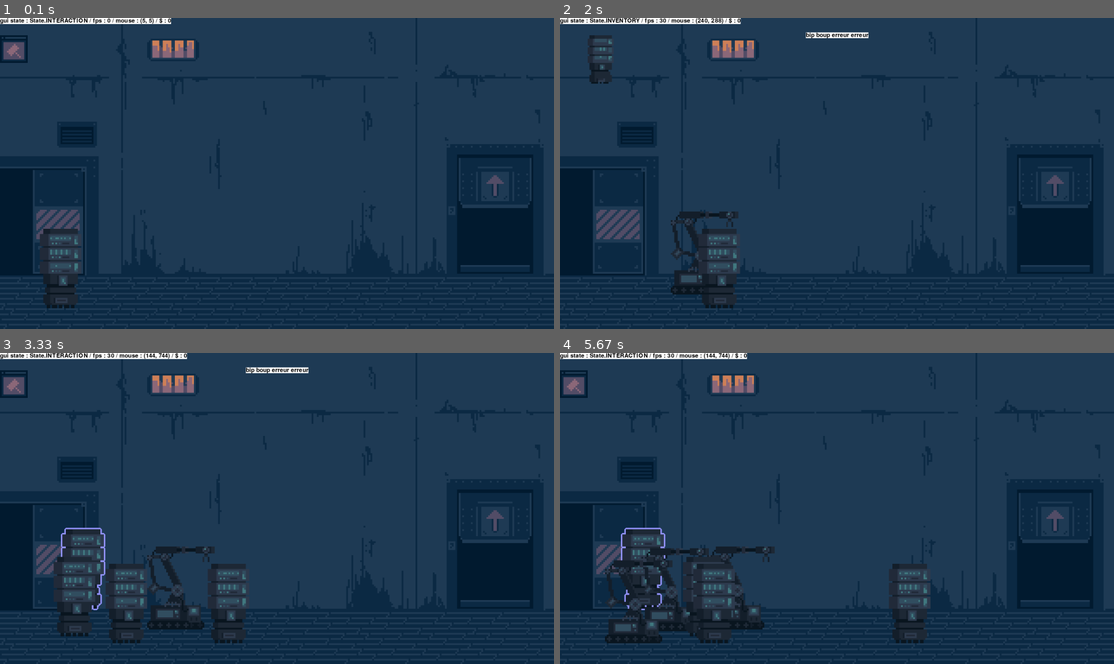
Above: before the commit, frames 1-4 (two rows, left to right).
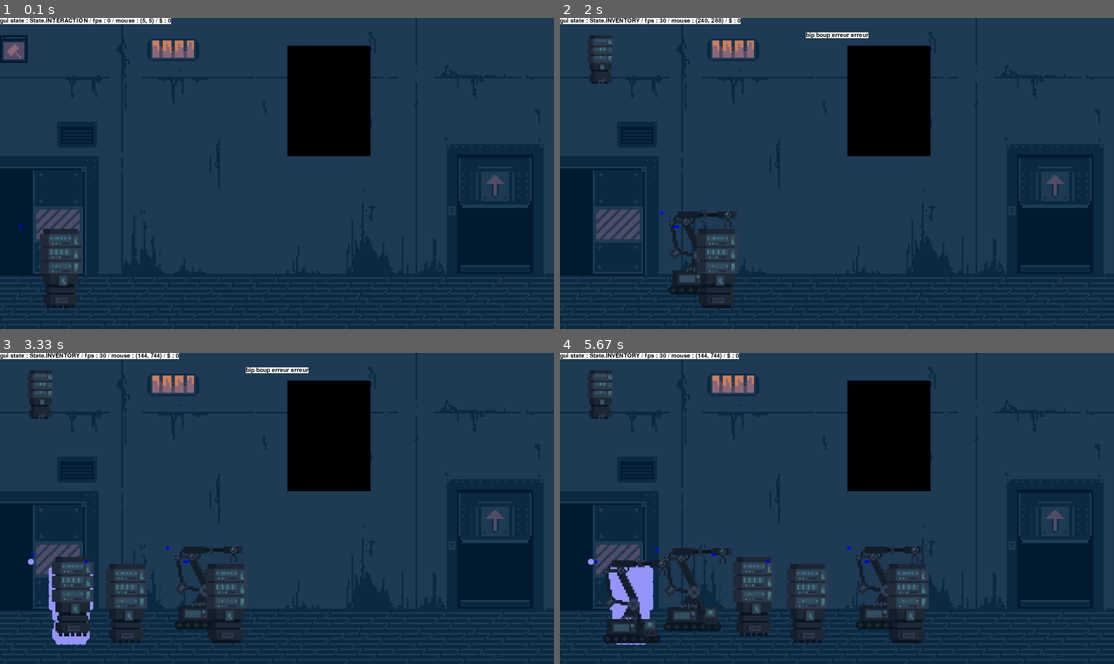
Above: after the commit, the same moments.

Repository: PouchyCorp/TrophNSI
Game: pygame game, started from sources/main.py
Same seed, same stepped clock (60 frames per second), same inputs: the game is played once before the commit and once after it.
Inputs (mouse positions are in pixels of both pictures, inside the frame that each line leads up to):
- Up to frame 1 (0.1 s): no input
- Up to frame 2 (2 s): tap B at 0.33, 1.98 s; tap N at 0.67 s; hold Up 1-1.47 s; tap Space at 1.07, 1.37, 1.9 s; click (626, 101) at 1.55 s; hold Down from 1.83 s (still down)
- Up to frame 3 (3.33 s): release Down at 2.13 s; click (38, 393) at 2.22 s; click (38, 567) at 2.55 s; hold Up 2.83-3.2 s; tap Space at 2.9, 3.3 s; tap B at 2.98 s; hold Down from 3.23 s (still down)
- Up to frame 4 (5.67 s): release Down at 3.6 s; hold Up 3.63-3.93 s; tap Space at 3.7, 4.03, 4.37, 4.77, 5.17, 5.5 s; hold Down 3.97-4.27 s; tap B at 4.12, 5.25 s; hold Up 4.3-4.67 s; hold Down 4.7-5.07 s; hold Up 5.1-5.4 s; hold Down from 5.43 s (still down)

The runs differ from the first frame. In frame 1, 5.3% of the frame differs, in the area x 3-67%, y 8-68%; in frame 2, 5.8%; in frame 3, 9.2%; in frame 4, 12%, in the area x 0-67%, y 0-94%.

Commit message:
pathfining auto tout cassé

Diff:
--- a/sources/main.py
+++ b/sources/main.py
@@ -17,7 +17,7 @@
 from objects.coord import Coord
 from objects.inventory import Inventory
 from objects.popup import Popup
-from room_config import R0, R1, R2, R3
+from room_config import R0, R1, R2, R3, ROOMS
 import objects.sprite as sprite
 
 
@@ -54,8 +54,7 @@
 inventory: Inventory = Inventory()
 # inventory.inv.append(Placeable('654564231',Coord(1,(121,50)), sprite.P1))
 # inventory.inv.append(Placeable('6545dqw231',Coord(1,(121,50)), sprite.P2))
-inventory.inv.append(
-    Placeable('6gqeeqd4231', Coord(1, (121, 50)), sprite.P3, anim, 600))
+inventory.inv.append(Placeable('6gqeeqd4231', Coord(1, (121, 50)), sprite.P3, anim=anim, y_constraint=600))
 
 build_mode: Build_mode = Build_mode()
 destruction_mode: Destruction_mode = Destruction_mode()
@@ -212,7 +211,7 @@
                 hivemind.create_last_bot_clickable()
 
         hivemind.order_inline_bots()
-        hivemind.update_bots_ai()
+        hivemind.update_bots_ai(ROOMS)
         hivemind.draw(WIN, current_room_num=current_room.num)
 
         # drawed last
--- a/sources/objects/bot.py
+++ b/sources/objects/bot.py
@@ -1,8 +1,9 @@
 from enum import Enum, auto
 from coord import Coord
-from pygame import Surface
+from pygame import Surface, draw
 from placeable import Placeable
 from random import choice, randint
+from room import Room
 from room_config import R1
 import sprite
 
@@ -43,12 +44,12 @@
             self.inline_bots[-1] = 'empty'
 
 
-    def update_bots_ai(self):
+    def update_bots_ai(self, rooms):
         for bot in [bot for bot in self.inline_bots if type(bot) == Bot]:
-            bot.logic()
+            bot.logic(rooms)
 
         for bot in self.liberated_bots:
-            bot.logic()
+            bot.logic(rooms)
 
     def order_inline_bots(self):
         #print(self.bots)
@@ -89,13 +90,14 @@
 
     def create_last_bot_clickable(self):
         #"not R1.name_exists('bot_placeable')" checks if bot placeable already exists
-        if self.check_last_bot_idle():
-            if not R1.name_exists_in_placed('bot_placeable'):
-                last_bot : Bot = self.inline_bots[-1]
-                assert type(last_bot) == Bot
-                bot_placeable = Placeable('bot_placeable', last_bot.coord, last_bot.surf)
-                R1.placed.append(bot_placeable)
-                R1.blacklist.append(bot_placeable)
+        if self.check_last_bot_idle() and not R1.name_exists_in_placed('bot_placeable'):
+            last_bot : Bot = self.inline_bots[-1]
+            assert type(last_bot) == Bot
+
+            #creat a clickable to let robots enter
+            bot_placeable = Placeable('bot_placeable', last_bot.coord, last_bot.surf)
+            R1.placed.append(bot_placeable)
+            R1.blacklist.append(bot_placeable)
 
 
 class Bot:
@@ -124,36 +126,36 @@
         #makes sure that target coord is reachable
         self.__target_coord.x -= self.__target_coord.x%6
 
-    def logic(self):
+    def logic(self, rooms : frozenset[Room]):
         '''finite state machine (FSM) implementation for bot ai'''
-        match self.state, self.is_inline:
-            case Bot_states.IDLE, True:
+        match self.state:
+            case Bot_states.IDLE:
+                draw.rect(self.surf, "red", (0,0,10,10))
+
+                #search for objects to walk to
+                potential_destinations : list[Coord] = []
+                for room in rooms:
+                    for placeable in room.placed:
+                        if placeable.tag == "decoration":
+                            potential_destinations.append(placeable.coord.copy())
+
+                print(potential_destinations)
+                self.target_coord = choice(potential_destinations)
+
                 if self.coord.x != self.target_coord.x:
                     self.state = Bot_states.WALK
 
-            case Bot_states.WALK ,True:
+            case Bot_states.WALK:
+                draw.rect(self.surf, "blue", (0,0,10,10))
+
                 if self.coord.x == self.target_coord.x:
                     self.state = Bot_states.IDLE
 
                 self.move_to_target_coord()
                 #print(f'walking to x = {self.target_coord.x}')
 
-            case Bot_states.IDLE, False:
-                if self.coord.x != self.target_coord.x:
-                    self.state = Bot_states.WALK
-
-            case Bot_states.WALK ,False:
-                if self.coord.x == self.target_coord.x:
-                    self.state = Bot_states.IDLE
-
-                self.move_to_target_coord()
-                #print(f'walking to x = {self.target_coord.x}')
-
             case _:
                 raise Exception('bot should not have this state')
-
-    def wait_inline(self, other_bots_inline : list):
-        pass
 
     def move_to_target_coord(self):
 
--- a/sources/objects/placeable.py
+++ b/sources/objects/placeable.py
@@ -8,7 +8,7 @@
 from anim import Animation
 
 class Placeable:
-    def __init__(self, name : str, coord : Coord, surf : Surface, anim : Animation | None = None,y_constraint : int | None = None) -> None:
+    def __init__(self, name : str, coord : Coord, surf : Surface, tag : str | None = None, anim : Animation | None = None, y_constraint : int | None = None) -> None:
         self.name = name
         self.coord = coord
         self.coord.xy = self.coord.get_pixel_perfect()
@@ -18,8 +18,9 @@
             self.surf = anim.get_frame()
         else:
             self.surf = surf
+        self.anim = anim
 
-        self.anim = anim
+        self.tag = tag
 
 
         self.rect : Rect = self.surf.get_rect()
--- a/sources/room_config.py
+++ b/sources/room_config.py
@@ -6,21 +6,22 @@
 
 #R0
 R0 = Room(0,sprite.BG2)
-canva = Placeable('canva', Coord(1,(1200,50)), Surface((700,1000)))
+canva = Placeable('canva', Coord(0,(1200,50)), Surface((700,1000)))
 
 #R1
 R1 = Room(1,sprite.BG1)
 #R1_stairs = Placeable('R1_stairs', Coord(1,(1000,300)), sprite.P1)
 #test_place = Placeable("test",Coord(1,(200,200)), Surface((180,180)))
-
+test_canva = Placeable('test_canva', Coord(1,(1000,100)), Surface((48*6,64*6)), "decoration")
+R1.placed.append(test_canva)
 #R1.placed.append(R1_stairs)
 #R1.blacklist.append(R1_stairs)
 
 
 #R2
 R2 = Room(2,sprite.BG1)
-R2_stairs = Placeable('R2_stairs', Coord(1,(1200,300)), Surface((200,300)))
-test_canva = Placeable('test_canva', Coord(1,(100,100)), Surface((48*6,64*6)))
+R2_stairs = Placeable('R2_stairs', Coord(2,(1200,300)), Surface((200,300)))
+test_canva = Placeable('test_canva', Coord(2,(100,100)), Surface((48*6,64*6)), "decoration")
 
 R2.placed.append(test_canva)
 R2.placed.append(R2_stairs)
@@ -30,3 +31,6 @@
 
 #R3
 R3 = Room(3,sprite.BG1)
+
+
+ROOMS : frozenset[Room] = frozenset((R0, R1, R2, R3))
